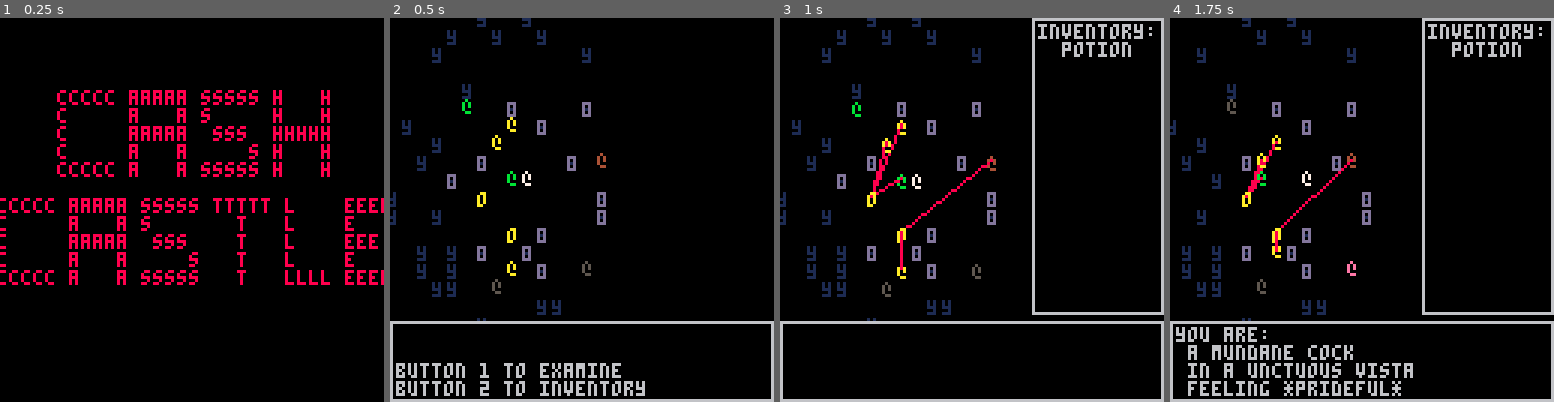
Above: before the commit, frames 1-4 (left to right).
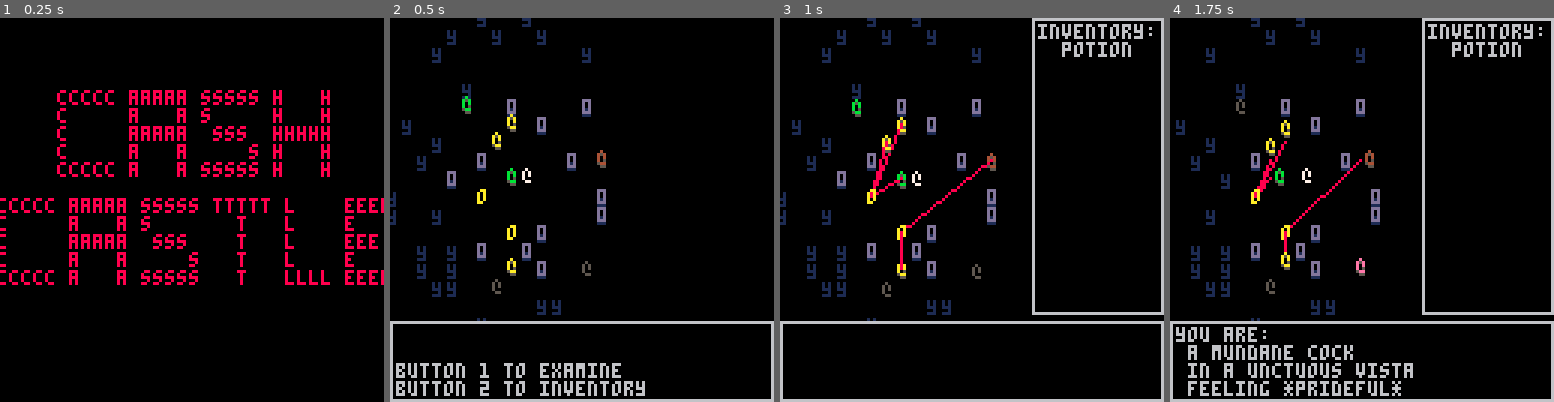
Above: after the commit, the same moments.

Repository: arnodick/castle
Game: PICO-8 cartridge castle.p8
Same seed, same stepped clock (60 frames per second), same inputs: the game is played once before the commit and once after it.
Inputs:
- Up to frame 1 (0.25 s): no input
- Up to frame 2 (0.5 s): tap X (X key) at 0.33 s
- Up to frame 3 (1 s): tap O (Z key) at 0.7 s
- Up to frame 4 (1.75 s): tap X (X key) at 1.07 s; hold Right from 1.6 s (still down); tap O (Z key) at 1.7 s

Frame 1 is identical in both runs. In frame 2, 1.1% of the frame differs, in the area x 14-57%, y 20-68%; in frame 3, 1.1%; in frame 4, 6.3%, in the area x 0-55%, y 0-79%.

Commit message:
GOOD STUFF EH

Diff:
--- a/castle.p8
+++ b/castle.p8
@@ -459,6 +459,9 @@
 --	a.secy=flr(a.y/rooms[level].sector_s)*rooms[level].sector_s*cellh
 	a.shakex=0
 	a.shakey=0
+	a.movex=0
+	a.movey=0
+
 	if a.t==5 then
 		add(actors.exits,a)
 	end
@@ -509,14 +512,14 @@
 		if comparedistance(a,p)<10 then
 			if actortypes[a.t][level+1].ch2!=nil then
 				--print(actortypes[a.t][level+1].ch2,a.x*cellw+a.shakex+camoffx+2,a.y*cellh+a.shakey+camoffy+2,actortypes[2][level+1].c2) --keeping this in case it was giving good colour results?
-				print(actortypes[a.t][level+1].ch2,a.x*cellw+a.shakex+camoffx+2,a.y*cellh+a.shakey+camoffy+2,actortypes[a.t][level+1].c2)
+				print(actortypes[a.t][level+1].ch2,a.x*cellw+a.shakex+a.movex+camoffx+2,a.y*cellh+a.shakey+a.movey+camoffy+2,actortypes[a.t][level+1].c2)
 			end
 			if comparedistance(a,p)<6 then
 		--if flr(a.x/8)==flr(p.x/8) then
 			--if flr(a.y/8)==flr(p.y/8) then
 		--if a.secx==cam[1] then
 			--if	a.secy==cam[2] then
-				print(actortypes[a.t][level+1].ch,a.x*cellw+a.shakex+camoffx+2,a.y*cellh+a.shakey+camoffy+2,actortypes[a.t][level+1].c)
+				print(actortypes[a.t][level+1].ch,a.x*cellw+a.shakex+a.movex+camoffx+2,a.y*cellh+a.shakey+a.movey+camoffy+1,actortypes[a.t][level+1].c)
 
 				if menus[1].control then
 					if a.tar!=nil then
@@ -739,6 +742,8 @@
 		elseif cell==0 or not actortypes[cell][level+1].solid then
 			room[a.x][a.y]=0
 			a.x+=dire[1] a.y+=dire[2]
+			a.movex=-dire[1]*cellw
+			a.movey=-dire[2]*cellh
 			room[a.x][a.y]=a.t
 --			a.secx=flr(a.x/rooms[level].sector_s)*rooms[level].sector_s*cellw
 --			a.secy=flr(a.y/rooms[level].sector_s)*rooms[level].sector_s*cellh
@@ -960,6 +965,7 @@
 						local prl=actortypes[p.t][level+1].rl
 						if     rltns[trl].ha==prl then
 							--they hate you
+							--todo: make it so each result ahs its own quit menu
 							sendtomenu(m,{"they say:"," no i hate you!"})
 						elseif rltns[prl].ha==trl then
 							--you hate them
@@ -1021,9 +1027,9 @@
 function shakeactor(a)
 	if a.attack>0 then
 		if a.attackdir==1 then
-			a.shakex=cos(timer*1/6)*2
+			a.shakex=cos(timer*1/6)*4
 		else
-			a.shakey=cos(timer*1/6)*2
+			a.shakey=cos(timer*1/6)*4
 		end
 		a.attack-=1
 	elseif a.hit>0 then
@@ -1031,6 +1037,18 @@
 	else
 		a.shakex=0 --a.shakey=0
 		a.shakey=-abs(cos(timer*1/40))*2+1
+	end
+	if a.movex!=0 then
+		if   a.movex>0 then a.movex-=1
+		else a.movex+=1
+		end
+	elseif a.movey!=0 then
+		if   a.movey>0 then a.movey-=1
+		else a.movey+=1
+		end
+	else
+		a.movex=0
+		a.movey=0
 	end
 end
 
@@ -1129,8 +1147,8 @@
 			end
 			foreach(actors.creatures,shakeactor)
 			if p!=nil then
-				cam[1]=(p.x-rooms[level].sector_s/2)*cellw
-				cam[2]=(p.y-rooms[level].sector_s/2)*cellh
+				cam[1]=(p.x-rooms[level].sector_s/2)*cellw+p.movex
+				cam[2]=(p.y-rooms[level].sector_s/2)*cellh+p.movey
 				--cam[1]=flr(p.x/rooms[level].sector_s)*rooms[level].sector_s*cellw
 				--cam[2]=flr(p.y/rooms[level].sector_s)*rooms[level].sector_s*cellh
 			end
